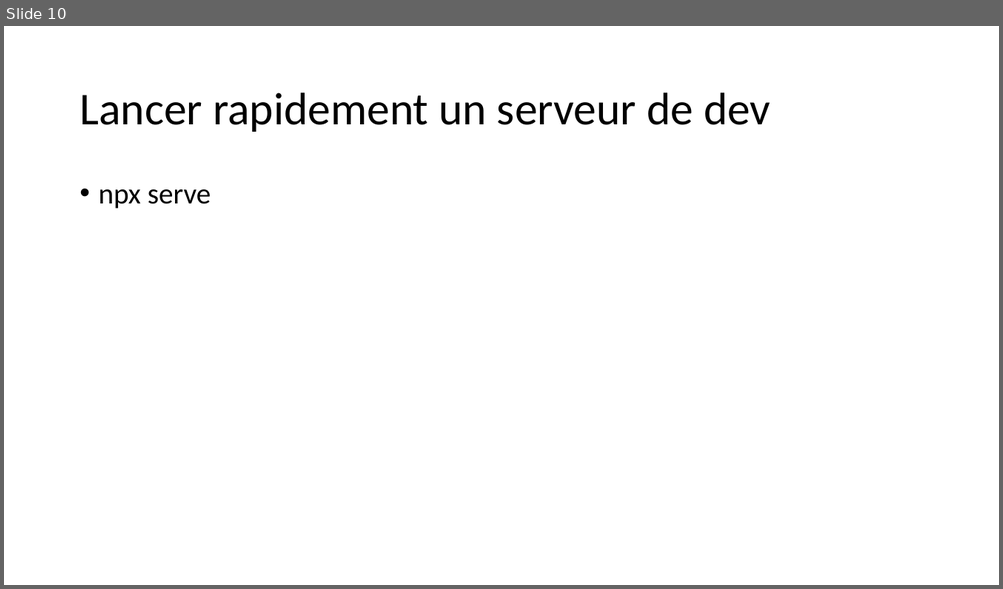
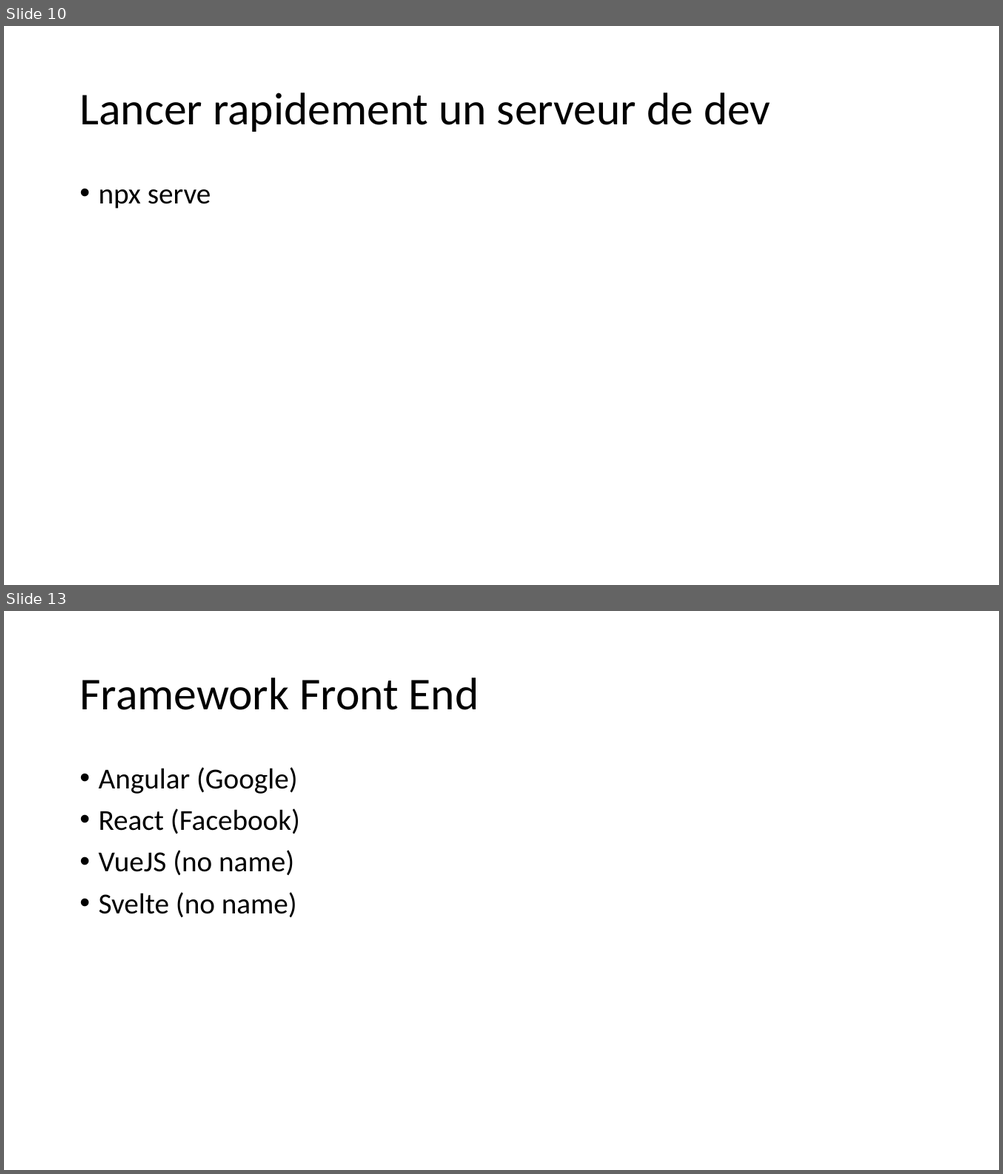
Before and after one commit to jlg-formation/jaocv1-juin-2022, a slide deck: Notes.pptx. Shown one above the other, each under a label of ours: slide 10 before the commit, slides 10 and 13 after it; the slides between them are not shown. The pictures are 1003x589 and 1003x1174 pixels, drawn with LibreOffice and Linux fonts; fonts in the diff are those of the drawing. Boxes give left, top, right and bottom in pixels: in the first picture for what was removed or moved away, otherwise in the second. Text is boxed around its words. In the diff, an @@ line names an element or a change of style, - is before the commit and + after.

```diff
--- a/Notes.pptx
+++ b/Notes.pptx
@@ slide 13 added at (x1=4, y1=611, x2=999, y2=1170), background #FFFFFF @@
@@ title added at (x1=79, y1=678, x2=479, y2=710), 44 pt, text #000000 @@
+Framework Front End
@@ text added at (x1=99, y1=767, x2=300, y2=918), 28 pt, text #000000 @@
+• Angular (Google)
+• React (Facebook)
+• VueJS (no name)
+• Svelte (no name)
```
Also in this commit, not shown: 3 slides changed, 2 other slides added.
